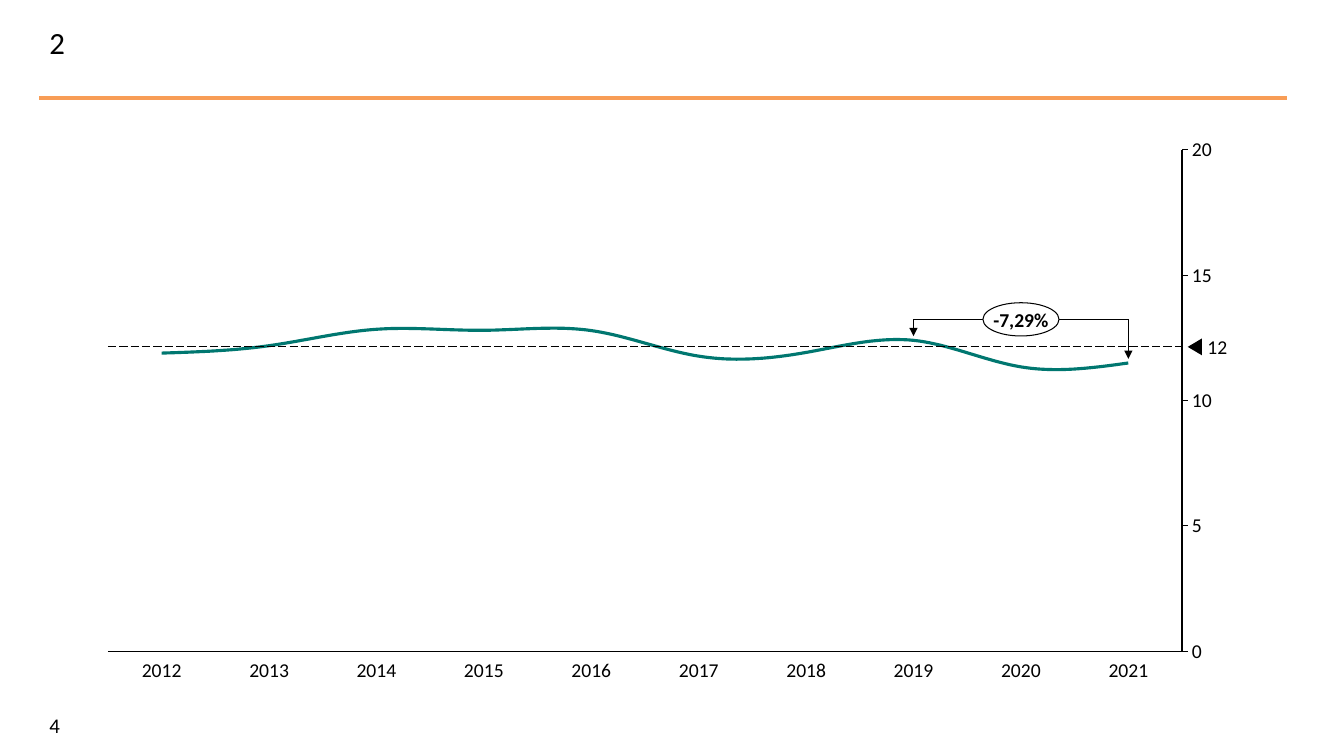
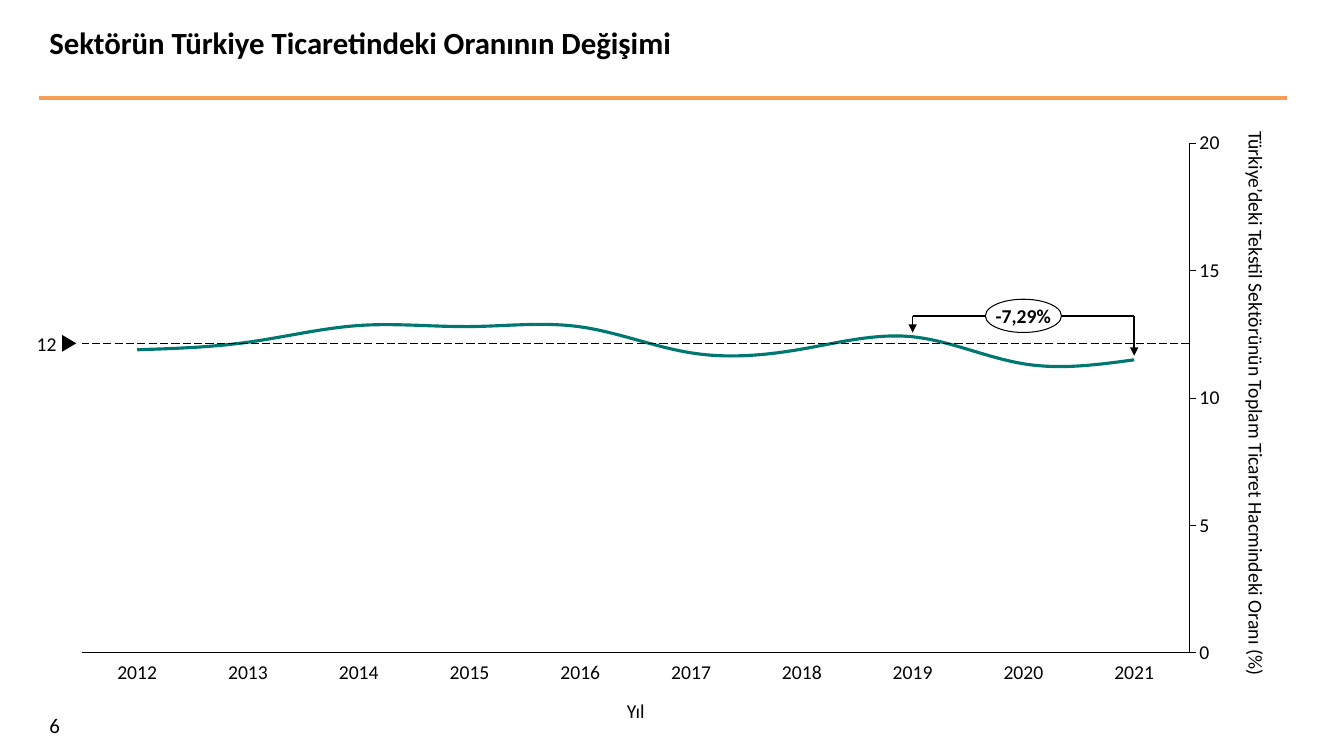
Before and after one commit to oguzoztekin/Dis-Ticaret-Tekstil, a slide deck: slide 6 of 20241216_Türkiye tekstil dış ticaret analizi_v1 (Oğuz).pptx (slide 4 before the commit). Drawn at 1344x756 pixels with LibreOffice and Linux fonts; fonts in the diff are those of the drawing; background and template pictures are left out. Boxes give left, top, right and bottom in pixels: in the first picture for what was removed or moved away, otherwise in the second. Text is boxed around its words. In the diff, an @@ line names an element or a change of style, - is before the commit and + after.

```diff
--- a/20241216_Türkiye tekstil dış ticaret analizi_v1 (Oğuz).pptx
+++ b/20241216_Türkiye tekstil dış ticaret analizi_v1 (Oğuz).pptx
@@ title at <box>49,32,670,60</box>: text changed; bold on @@
-2
+Sektörün Türkiye Ticaretindeki Oranının Değişimi
@@ line chart at <box>73,120,1243,676</box> @@
@@ plot area changed @@
@@ line chart: place and size @@
-line chart at <box>99,127,1235,675</box>
+line chart at <box>73,120,1243,676</box>
@@ text added at <box>1243,140,1267,643</box>, 14 pt, text #000000 @@
+Türkiye’deki Tekstil Sektörünün Toplam Ticaret Hacmindeki Oranı (%)
@@ arrow moved from (913, 320) - (913, 337) to (912, 316) - (912, 333) @@
@@ line moved from (1128, 320) - (913, 320) to (1134, 316) - (912, 316) @@
@@ arrow moved from (1128, 359) - (1128, 320) to (1134, 356) - (1134, 316) @@
@@ text "12": place and size @@
-text "12" at <box>1207,341,1227,354</box>
+text "12" at <box>37,338,57,351</box>
@@ text "12" at <box>37,338,57,351</box>: alignment left to right @@
@@ right arrow at <box>63,335,77,352</box>: rotation 180 to 0 degrees @@
@@ line moved from (108, 347) - (1183, 347) to (1190, 344) - (82, 344) @@
@@ text "2012": place and size @@
-text "2012" at <box>142,664,182,677</box>
+text "2012" at <box>117,666,157,679</box>
@@ text "2013": place and size @@
-text "2013" at <box>249,664,289,677</box>
+text "2013" at <box>228,666,268,679</box>
@@ text "2014": place and size @@
-text "2014" at <box>357,664,397,677</box>
+text "2014" at <box>339,666,379,679</box>
@@ text "2015": place and size @@
-text "2015" at <box>464,664,504,677</box>
+text "2015" at <box>450,666,490,679</box>
@@ text "2016": place and size @@
-text "2016" at <box>571,663,611,677</box>
+text "2016" at <box>560,665,600,679</box>
@@ text "2017": place and size @@
-text "2017" at <box>679,664,719,677</box>
+text "2017" at <box>671,666,711,679</box>
@@ text "2018": place and size @@
-text "2018" at <box>786,663,826,677</box>
+text "2018" at <box>782,665,822,679</box>
@@ text "2021": place and size @@
-text "2021" at <box>1109,664,1149,677</box>
+text "2021" at <box>1114,666,1154,679</box>
@@ page number at <box>49,719,60,733</box>: text changed @@
-4
+6
@@ text added at <box>627,704,645,718</box>, 14 pt, text #000000 @@
+Yıl
```
Also in this commit, not shown: 5 other slides changed, 12 slides added, 1 slide removed, 10 other files.
